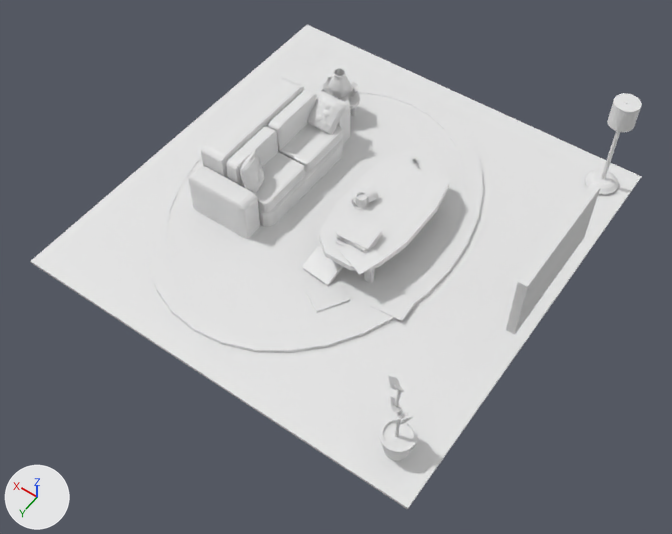
Before and after pictures for a commit that changed the Blender file scenes/living_room.blend.
Rendered twice from a camera (50 mm lens) standing at (-27.0, 35.0, 35.6) and looking at (-11.0, 12.6, 0.3). Arrows for +X, +Y and +Z are at lower left; the lights stay in place.

The first picture shows 'Couch.001', 'Couch.002', 'Couch.003', 'Couch.005', 'Couch.007', 'Couch.008', 'Floor', 'Magazine Collided', 'Plant', 'Rug', 'TV', 'Table.005'.
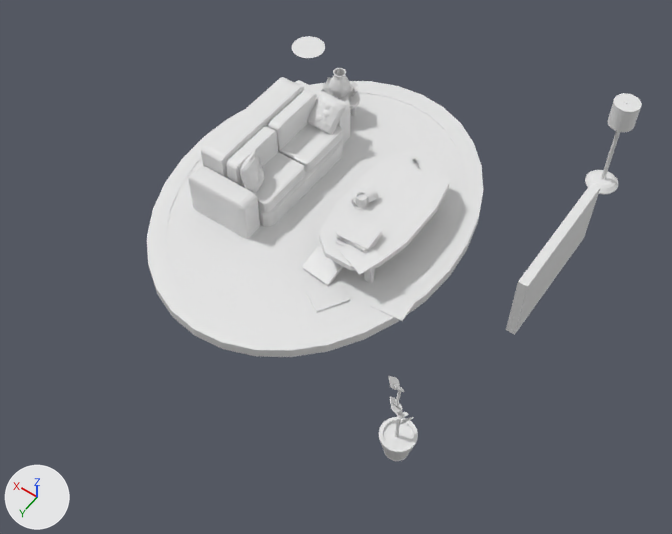
Location of each change, [x1, y1, x2, y2] in pixels of the pictures (672 x 534 px):
'Floor', deleted
    before: [30, 25, 641, 509]

The change, as a diff of the scene's bpy script:
```diff
--- a/scenes/living_room.blend.py
+++ b/scenes/living_room.blend.py
@@ ob_floor @@
-ob_floor = bpy.data.objects.new('Floor', me_floor)
-ob_floor.location = (-9.49, 9.52, 0.07)
-ob_floor.scale = (10.9, 11.2, 0.0682)
```
